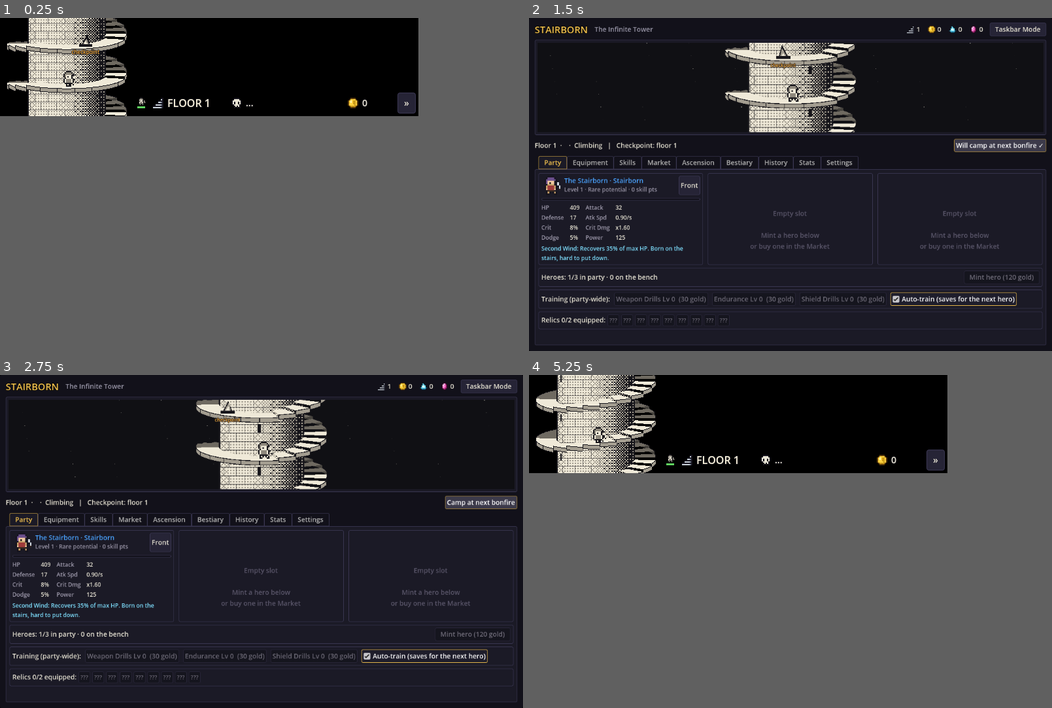
Above: before the commit, frames 1-4 (two rows, left to right).
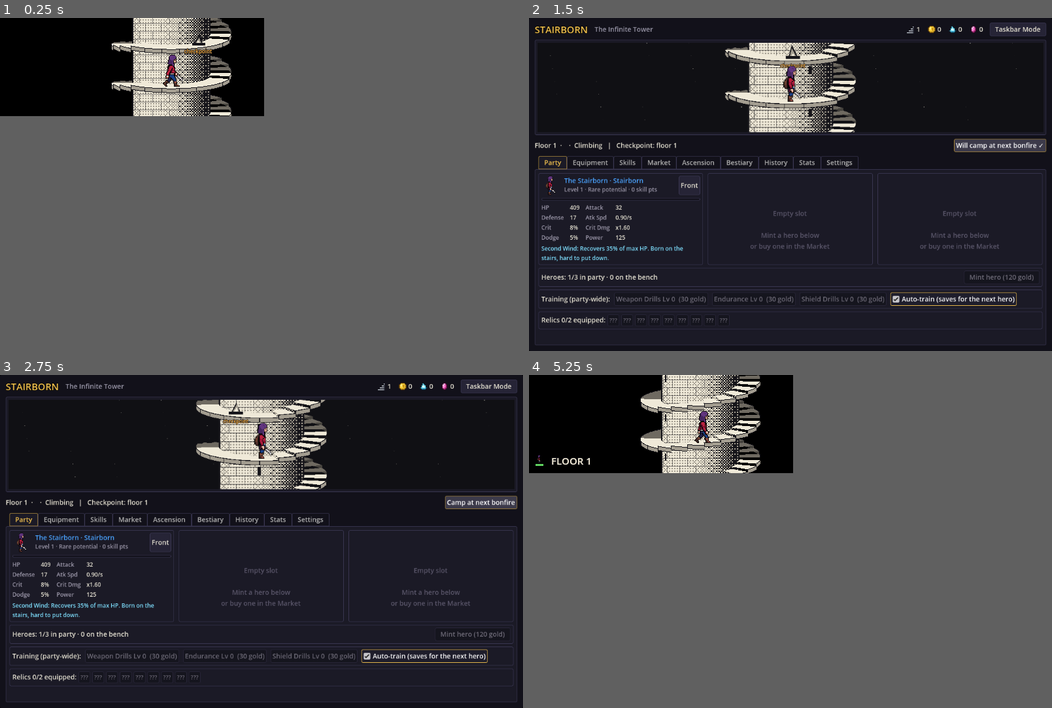
Above: after the commit, the same moments.

Repository: B4dCtrl/NEAT
Game: Godot game, scene res://scenes/main.tscn
The game is run twice, just before and just after one commit, with the same random seed, the same clock (stepped at 60 frames per second) and the same inputs.
Inputs (mouse positions are in pixels of both pictures, inside the frame that each line leads up to):
- Up to frame 1 (0.25 s): no input
- Up to frame 2 (1.5 s): click (936, 104) at 0.5 s, where only the run before the commit has a clickable "»"; click "Camp at next bonfire" at 1.25 s
- Up to frame 3 (2.75 s): click "Will camp at next bonfire ✓" at 2 s
- Up to frame 4 (5.25 s): click "Camp at next bonfire" at 2.75 s; click "Will camp at next bonfire ✓" at 3.5 s; click "Taskbar Mode" at 4.25 s; tap Enter at 5 s; drag from (738, 424) to (780, 401) at 5.02 s
In frame 1 the window is 640x150 before the commit and 404x150 after it. Grey fills any space a smaller window leaves; there, only what the larger window draws over its background counts as a difference.

The runs differ from the first frame. In frame 1, 11% of the frame differs, in the area x 1-80%, y 0-30%; in frame 2, 0.5%; in frame 3, 0.5%; in frame 4, 11%.

Commit message:
PixelLab art, compact corner taskbar HUD
- Heroes (with walk animations), monsters, bosses and item icons generated
  with PixelLab, imported via tools/import_pixellab.gd into assets/sprites
- Imported characters stay in colour over the 1-bit tower
- Taskbar window is now compact and flush with the bottom-right corner:
  a small HUD on the left (hero icons + floor, on hover) and the tower
- Wider spacing between heroes and enemies; camera frames the fight

Co-Authored-By: Claude Opus 5.5 <noreply@anthropic.com>
Claude-Session: https://claude.ai/code/session_011tL4kMuabpwphMLcc2tf4B

Diff:
--- a/infinite_tower/core/window_manager.gd
+++ b/infinite_tower/core/window_manager.gd
@@ -12,7 +12,8 @@
 
 const EXPEDITION_SIZE := Vector2i(1100, 780)
 const EXPEDITION_MIN := Vector2i(960, 700)
-const BAR_MIN_WIDTH := 360
+const BAR_MIN_WIDTH := 200
+const TaskbarView = preload("res://scenes/ui/taskbar_view.gd")
 const TRANSITION_TIME := 0.16
 
 var mode := "taskbar"
@@ -89,13 +90,11 @@
 	var settings: Dictionary = Game.state["settings"]
 	var screen := DisplayServer.screen_get_usable_rect(get_window().current_screen)
 	var height := int(settings.get("bar_height", 54))
-	var width := int(settings.get("bar_width", 0))
-	if width <= 0 or width > screen.size.x:
-		width = screen.size.x
-	width = maxi(width, BAR_MIN_WIDTH)
+	# Compact: just the HUD column + the tower, so it fits the taskbar corner.
+	var width := mini(TaskbarView.window_width(), screen.size.x)
 	if _bar_offset_x < 0 or _bar_offset_x + width > screen.size.x:
-		# Default: bottom-right, next to the system tray, like a desktop pet.
-		_bar_offset_x = maxi(0, screen.size.x - width - 24)
+		# Default: flush with the bottom-right corner, next to the system tray.
+		_bar_offset_x = maxi(0, screen.size.x - width)
 	var y := screen.position.y if settings.get("dock", "bottom") == "top" else screen.end.y - height
 	return Rect2i(screen.position.x + _bar_offset_x, y, width, height)
 
--- a/infinite_tower/scenes/entities/pixel_art.gd
+++ b/infinite_tower/scenes/entities/pixel_art.gd
@@ -18,7 +18,9 @@
 	var key := sprite_id + str(palette_override) + ("#mono" if mono else "")
 	if _cache.has(key):
 		return _cache[key]
-	var external := _external_frames(sprite_id, mono)
+	# Imported (PixelLab) art keeps its colours even in 1-bit mode: the tower
+	# stays ink-and-paper and the characters pop out of it.
+	var external := _external_frames(sprite_id, false)
 	if not external.is_empty():
 		_cache[key] = external
 		return external
--- a/infinite_tower/scenes/ui/party_mini.gd
+++ b/infinite_tower/scenes/ui/party_mini.gd
@@ -16,9 +16,9 @@
 func _rebuild() -> void:
 	_textures.clear()
 	for hero in Game.state["heroes"]:
-		var f := PixelArt.frames(DataDB.classes()[hero["class"]]["sprite"], {}, Game.state["settings"].get("art_style", "mono") == "mono")
+		var f := PixelArt.unit_frames(hero["class"], DataDB.classes()[hero["class"]]["sprite"], {}, Game.state["settings"].get("art_style", "mono") == "mono")
 		_textures.append(f[0] if not f.is_empty() else null)
-	custom_minimum_size = Vector2(3 * 26 + 10, 0)
+	custom_minimum_size = Vector2(maxi(1, _textures.size()) * 17 + 6, 0)
 
 
 func _process(_delta: float) -> void:
@@ -42,7 +42,9 @@
 			alive = exp.combat.heroes[i].alive
 		var y := (size.y - 12.0 * scale - bar_h - 2.0) * 0.5
 		if tex != null:
-			draw_texture_rect(tex, Rect2(x + 2.0, y, tex.get_width() * scale, 12.0 * scale), false, Color.WHITE if alive else Color(0.4, 0.4, 0.4, 0.7))
+			var h := 12.0 * scale
+			var w := minf(cell - 2.0, tex.get_width() * h / tex.get_height())
+			draw_texture_rect(tex, Rect2(x + 2.0 + (cell - 4.0 - w) * 0.5, y, w, h), false, Color.WHITE if alive else Color(0.4, 0.4, 0.4, 0.7))
 		var by := y + 12.0 * scale + 2.0
 		draw_rect(Rect2(x + 2.0, by, cell - 4.0, bar_h), Color(0, 0, 0, 0.6))
 		var col := Color("#5fd35f") if ratio > 0.5 else (Color("#ffd23f") if ratio > 0.25 else Color("#ff4f4f"))
--- a/infinite_tower/scenes/ui/tabs/settings_tab.gd
+++ b/infinite_tower/scenes/ui/tabs/settings_tab.gd
@@ -20,7 +20,6 @@
 	_option(grid, "art_style", "Art style", [["1-bit (monochrome)", "mono"], ["Color (biome palettes)", "color"]])
 	_check(grid, "always_on_top", "Always on top")
 	_option(grid, "dock", "Dock position", [["Bottom of screen", "bottom"], ["Top of screen", "top"]])
-	_option(grid, "bar_width", "Bar width", [["480 px", 480], ["640 px", 640], ["800 px", 800], ["1024 px", 1024], ["Full width", 0]])
 	_slider(grid, "bar_height", "Window height", 110, 260, 10)
 	_slider(grid, "bar_opacity", "HUD backdrop opacity", 0.0, 1.0, 0.05)
 	_option(grid, "fps_taskbar", "Taskbar FPS (battery)", [["15", 15], ["30", 30], ["60", 60]])
--- a/infinite_tower/scenes/ui/taskbar_view.gd
+++ b/infinite_tower/scenes/ui/taskbar_view.gd
@@ -2,7 +2,8 @@
 ## TASKBAR MODE: a transparent window resting on the taskbar. Only the spiral
 ## tower and a floating HUD are visible; the rest of the window is
 ## click-through, like a desktop pet.
-##   [tower]  [party] FLOOR 382  Slime  18.2k  [»]   <- HUD only on mouse hover
+##   [heroes] F 382 [tower]   <- tiny HUD on the left, only on mouse hover;
+##   the window is just wide enough to sit right in the corner of the taskbar.
 ## Focus safety: nothing here ever grabs keyboard focus or raises the window.
 ## Notifications are a soft glow plus a line of text, never a popup.
 
@@ -18,16 +19,17 @@
 }
 const DRAG_THRESHOLD := 6.0
 const HUD_H := 40.0
+## Width of the left HUD column (hero icons + floor).
+const HUD_W := 160.0
+## Room on the right for big bosses standing on the landing.
+const RIGHT_MARGIN := 40.0
 
 @onready var stage: Control = %Stage
 @onready var hud: HBoxContainer = %Hud
 @onready var notify_box: HBoxContainer = %Notify
 @onready var floor_label: Label = %FloorLabel
-@onready var enemy_label: Label = %EnemyLabel
-@onready var gold_label: Label = %GoldLabel
 @onready var notify_label: Label = %NotifyLabel
 @onready var notify_icon: TextureRect = %NotifyIcon
-@onready var expand_button: Button = %ExpandButton
 
 var _glow_color := Color.TRANSPARENT
 var _glow_left := 0.0
@@ -43,11 +45,8 @@
 
 
 func _ready() -> void:
-	%FloorIcon.texture = PixelArt.icon("floor")
-	%EnemyIcon.texture = PixelArt.icon("skull")
-	%GoldIcon.texture = PixelArt.icon("coin")
+	%FloorIcon.visible = false
 	notify_label.label_settings = notify_label.label_settings.duplicate()
-	expand_button.pressed.connect(func(): expand_requested.emit())
 	Game.notified.connect(_on_notified)
 	notify_box.visible = false
 	hud.modulate.a = 0.0
@@ -61,13 +60,22 @@
 	return (TowerStage.R_OUT * stage.px + 10.0) * 2.0
 
 
-## Tower on the left, HUD to its right along the bottom edge.
+## Compact window: the HUD column on the left, the tower on the right edge.
+static func window_width(px: float = 2.0) -> int:
+	return int(HUD_W + (TowerStage.R_OUT * px + 10.0) * 2.0 + RIGHT_MARGIN)
+
+
+func _tower_rect() -> Rect2:
+	return Rect2(HUD_W, 0, size.x - HUD_W, size.y)
+
+
+func _hud_rect() -> Rect2:
+	return Rect2(0, size.y - HUD_H, HUD_W, HUD_H)
+
+
 func _layout() -> void:
-	var col := tower_column_width()
-	stage.tower_center = col * 0.5
-	hud.offset_left = col
-	notify_box.offset_left = col
-	notify_box.offset_top = size.y - HUD_H - 26.0
+	stage.tower_center = HUD_W + tower_column_width() * 0.5
+	notify_box.offset_top = size.y - HUD_H - 40.0
 	notify_box.offset_bottom = size.y - HUD_H
 	_update_passthrough()
 	_last_size = size
@@ -76,14 +84,14 @@
 ## Only the tower (and the HUD while it is shown) catch the mouse; the rest of
 ## the window is click-through.
 func _update_passthrough() -> void:
-	var col := tower_column_width()
+	var t := _tower_rect()
 	var poly: PackedVector2Array
 	if _hud_shown:
 		poly = PackedVector2Array([
-			Vector2(0, 0), Vector2(col, 0), Vector2(col, size.y - HUD_H),
-			Vector2(size.x, size.y - HUD_H), Vector2(size.x, size.y), Vector2(0, size.y)])
+			Vector2(t.position.x, 0), Vector2(size.x, 0), Vector2(size.x, size.y),
+			Vector2(0, size.y), Vector2(0, size.y - HUD_H), Vector2(t.position.x, size.y - HUD_H)])
 	else:
-		poly = PackedVector2Array([Vector2(0, 0), Vector2(col, 0), Vector2(col, size.y), Vector2(0, size.y)])
+		poly = PackedVector2Array([Vector2(t.position.x, 0), Vector2(size.x, 0), Vector2(size.x, size.y), Vector2(t.position.x, size.y)])
 	WindowManager.set_passthrough(poly)
 
 
@@ -92,9 +100,8 @@
 func _update_hud(delta: float) -> void:
 	_hud_hold = maxf(0.0, _hud_hold - delta)
 	var local := _mouse_local()
-	var col := tower_column_width()
-	var over_tower := Rect2(0, 0, col, size.y).has_point(local)
-	var over_hud := _hud_shown and Rect2(col, size.y - HUD_H, size.x - col, HUD_H).has_point(local)
+	var over_tower := _tower_rect().has_point(local)
+	var over_hud := _hud_shown and _hud_rect().has_point(local)
 	var want := over_tower or over_hud or _hud_hold > 0.0 or _pressing
 	_hud_alpha = move_toward(_hud_alpha, 1.0 if want else 0.0, delta * (6.0 if want else 2.5))
 	hud.modulate.a = _hud_alpha
@@ -127,8 +134,6 @@
 
 func _refresh() -> void:
 	floor_label.text = "FLOOR %d" % Game.state["floor"]
-	enemy_label.text = Game.current_enemy_name()
-	gold_label.text = UiUtil.num(Game.state["gold"])
 
 
 func _on_notified(kind: String, text: String) -> void:
@@ -147,8 +152,7 @@
 
 
 func _draw() -> void:
-	var col := tower_column_width()
-	var strip := Rect2(col - 4.0, size.y - HUD_H, size.x - col + 4.0, HUD_H)
+	var strip := _hud_rect().grow(-2.0)
 	var opacity := float(Game.state["settings"].get("bar_opacity", 0.0)) * _hud_alpha
 	if opacity > 0.0:
 		var sb := StyleBoxFlat.new()
--- a/infinite_tower/scenes/ui/taskbar_view.tscn
+++ b/infinite_tower/scenes/ui/taskbar_view.tscn
@@ -5,7 +5,7 @@
 [ext_resource type="Script" path="res://scenes/ui/party_mini.gd" id="3"]
 
 [sub_resource type="LabelSettings" id="LabelSettings_floor"]
-font_size = 16
+font_size = 15
 font_color = Color(1, 0.97, 0.88, 1)
 outline_size = 5
 outline_color = Color(0.05, 0.05, 0.07, 1)
@@ -44,21 +44,19 @@
 [node name="Hud" type="HBoxContainer" parent="."]
 unique_name_in_owner = true
 layout_mode = 1
-anchors_preset = 12
+anchors_preset = 2
 anchor_top = 1.0
-anchor_right = 1.0
 anchor_bottom = 1.0
-offset_left = 200.0
-offset_top = -36.0
-offset_right = -4.0
+offset_left = 4.0
+offset_top = -34.0
+offset_right = 160.0
 offset_bottom = -4.0
-grow_horizontal = 2
 grow_vertical = 0
 mouse_filter = 2
 theme_override_constants/separation = 6
 
 [node name="PartyMini" type="Control" parent="Hud"]
-custom_minimum_size = Vector2(80, 0)
+custom_minimum_size = Vector2(56, 0)
 layout_mode = 2
 mouse_filter = 2
 script = ExtResource("3")
@@ -75,68 +73,24 @@
 
 [node name="FloorLabel" type="Label" parent="Hud"]
 unique_name_in_owner = true
-custom_minimum_size = Vector2(92, 0)
+custom_minimum_size = Vector2(60, 0)
 layout_mode = 2
 text = "FLOOR 1"
 label_settings = SubResource("LabelSettings_floor")
 vertical_alignment = 1
 
-[node name="EnemyIcon" type="TextureRect" parent="Hud"]
-unique_name_in_owner = true
-texture_filter = 1
-custom_minimum_size = Vector2(16, 16)
-layout_mode = 2
-size_flags_vertical = 4
-mouse_filter = 2
-expand_mode = 1
-stretch_mode = 5
 
-[node name="EnemyLabel" type="Label" parent="Hud"]
-unique_name_in_owner = true
-custom_minimum_size = Vector2(100, 0)
-layout_mode = 2
-size_flags_horizontal = 3
-text = "..."
-label_settings = SubResource("LabelSettings_hud")
-vertical_alignment = 1
-clip_text = true
 
-[node name="GoldIcon" type="TextureRect" parent="Hud"]
-unique_name_in_owner = true
-texture_filter = 1
-custom_minimum_size = Vector2(16, 16)
-layout_mode = 2
-size_flags_vertical = 4
-mouse_filter = 2
-expand_mode = 1
-stretch_mode = 5
 
-[node name="GoldLabel" type="Label" parent="Hud"]
-unique_name_in_owner = true
-custom_minimum_size = Vector2(48, 0)
-layout_mode = 2
-text = "0"
-label_settings = SubResource("LabelSettings_hud")
-vertical_alignment = 1
 
-[node name="ExpandButton" type="Button" parent="Hud"]
-unique_name_in_owner = true
-custom_minimum_size = Vector2(28, 0)
-layout_mode = 2
-focus_mode = 0
-tooltip_text = "Open Expedition (Tab)"
-text = "»"
 
 [node name="Notify" type="HBoxContainer" parent="."]
 unique_name_in_owner = true
 layout_mode = 1
-anchors_preset = 10
-anchor_right = 1.0
-offset_left = 200.0
+offset_left = 4.0
 offset_top = 70.0
-offset_right = -4.0
+offset_right = 160.0
 offset_bottom = 96.0
-grow_horizontal = 2
 mouse_filter = 2
 theme_override_constants/separation = 6
 
@@ -156,5 +110,6 @@
 size_flags_horizontal = 3
 text = "+1 Relic"
 label_settings = SubResource("LabelSettings_hud")
-vertical_alignment = 1
-clip_text = true
+vertical_alignment = 2
+autowrap_mode = 3
+max_lines_visible = 2
--- a/infinite_tower/scenes/ui/tower_stage.gd
+++ b/infinite_tower/scenes/ui/tower_stage.gd
@@ -33,7 +33,11 @@
 const R_WALK := 39.0                    # where feet land
 const PITCH := 30.0                     # height gained per turn (= per floor)
 const TILT := 0.22                      # camera looks slightly down
-const SLOT := 0.045                     # spacing between units, in turns
+const SLOT := 0.045                     # spacing unit, in turns
+const HERO_SLOT := 0.06                 # spacing between heroes
+const ENEMY_START := 0.115              # first enemy, ahead of the party anchor
+const ENEMY_SLOT := 0.05
+const FIGHT_CENTER := 0.1               # the camera frames party + enemies around here
 const BOSS_SCALE := 1.35
 const BRICK_H := 6.0
 const BRICKS_PER_TURN := 14
@@ -148,7 +152,7 @@
 func _target_cam_t() -> float:
 	var exp = Game.expedition
 	if exp.phase in ["combat", "intro"] or (exp.phase == "pause" and exp.after_pause == "next_floor"):
-		return rest_t(int(Game.state["floor"])) + SLOT * 1.6
+		return rest_t(int(Game.state["floor"])) + FIGHT_CENTER
 	return party_t()
 
 
@@ -259,7 +263,7 @@
 	for slot in order.size():
 		var i: int = order[slot]
 		var sp = hero_sprites[i]
-		var t := base_t + (slot - centre) * SLOT
+		var t := base_t + (slot - centre) * HERO_SLOT
 		var p := project(t, R_WALK, ground_h(t))
 		var pos := Vector2(p.x, p.y)
 		if _fall > 0.0:
@@ -309,10 +313,10 @@
 		var u = c.enemies[i]
 		var t: float
 		if u.is_boss:
-			t = land + SLOT * 3.0
-			extra = SLOT * 0.8
+			t = land + ENEMY_START + ENEMY_SLOT * 0.8
+			extra = ENEMY_SLOT * 1.2
 		else:
-			t = land + SLOT * 2.4 + extra + i * SLOT
+			t = land + ENEMY_START + extra + i * ENEMY_SLOT
 		# Enemies come round the tower when the fight starts.
 		var intro := clampf(c.time * 3.0, 0.0, 1.0) if exp.phase == "combat" else 1.0
 		t += (1.0 - intro) * 0.12
@@ -366,7 +370,7 @@
 	for k in range(k0, k0 + 7):
 		if k < 1 or not TowerGen.is_bonfire(k):
 			continue
-		var t := rest_t(k) + SLOT * 1.6
+		var t := rest_t(k) + FIGHT_CENTER
 		var p := project(t, R_WALK, ground_h(t))
 		if p.z < 0.2 or p.y < -20 or p.y > size.y + 20:
 			continue
@@ -415,7 +419,7 @@
 		rank = DataDB.rarity_order(drop["rarity"])
 	var land := rest_t(int(Game.state["floor"]))
 	var n := _drops.size()
-	_drops.append({"tex": tex, "color": color, "age": -0.2 * n, "t": land + SLOT * (2.2 + 0.5 * (n % 4)), "rank": rank})
+	_drops.append({"tex": tex, "color": color, "age": -0.2 * n, "t": land + ENEMY_START + ENEMY_SLOT * 0.5 * (n % 4), "rank": rank})
 
 
 func _draw_drops() -> void:
Binary file added: infinite_tower/assets/sprites/arcanist.png
Not shown, added: infinite_tower/assets/sprites/arcanist.png.import
Binary file added: infinite_tower/assets/sprites/ashen_king.png
Not shown, added: infinite_tower/assets/sprites/ashen_king.png.import
Binary file added: infinite_tower/assets/sprites/bat.png
Not shown, added: infinite_tower/assets/sprites/bat.png.import
Binary file added: infinite_tower/assets/sprites/crystal_golem.png
Not shown, added: infinite_tower/assets/sprites/crystal_golem.png.import
Binary file added: infinite_tower/assets/sprites/crystal_queen.png
Not shown, added: infinite_tower/assets/sprites/crystal_queen.png.import
Binary file added: infinite_tower/assets/sprites/ember_imp.png
Not shown, added: infinite_tower/assets/sprites/ember_imp.png.import
(and 45 more such lines)
